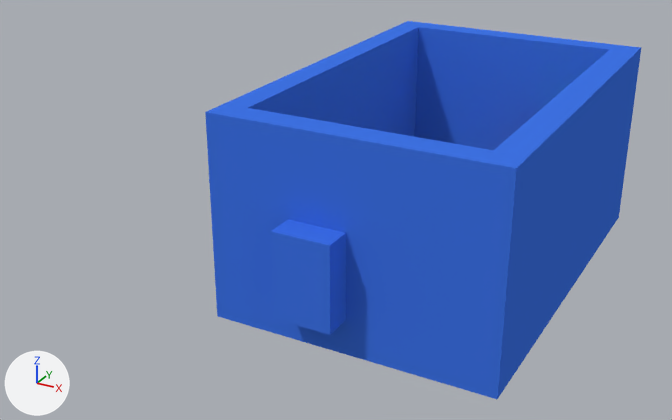
The Blender file Working/mirror1.blend as it was, and as the next commit left it.
Camera for both pictures: a camera (50 mm lens) standing at (18.4, -31.0, 21.1) and looking at (-2.3, 6.6, 2.3). Every picture has the same lights, and +X, +Y and +Z are marked at lower left.
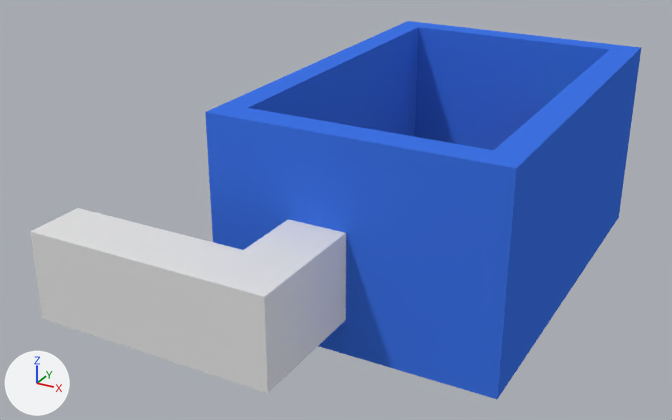
Scene script edits in JSON lines:
```json
{"block": "me_cube_001", "where": "me_cube_001.from_pydata(...)  # 32 vertices, 47 faces; spans x -7.1..7.1, y -8.6..14.1, z -1.1..9.3"}
{"block": "me_cube_001", "where": "# used by ob_cube; location = (1.5, 7.9, -0.71)"}
{"block": "me_cube_001", "where": "# verts and faces of me_cube_001; kept vertices keep their numbers, new ones are numbered from 32"}
{"block": "me_cube_001", "where": "# before: 24 (-0.1, -8.6, 5.0) at pixel (329, 245), 25 (-0.1, -8.6, 0.7) at pixel (329, 334), 26 (-3.0, -8.6, 0.7) at pixel (273, 318), 27 (-3.0, -8.6, 5.0) at pixel (270, 231), 28 (-0.1, -7.1, 0.7) at pixel (345, 320)"}
{"block": "me_cube_001", "where": "# before: 29 (-0.1, -7.1, 5.0) at pixel (346, 232), 30 (-3.0, -7.1, 5.0) at pixel (288, 219), 31 (-3.0, -7.1, 0.7)"}
{"block": "me_cube_001", "change": "me_cube_001 part 1"}
{"op": "add", "block": "me_cube_001", "code": "delete_vertices([*range(24, 28)])  # with the faces that use them"}
{"op": "add", "block": "me_cube_004", "code": ["me_cube_004 = bpy.data.meshes.new('Cube.004')", "me_cube_004.from_pydata([(-0.07, -13.54, 0.71), (-2.96, -14.14, 0.71), (-0.07, -7.14, 0.71), (-2.96, -10.64, 5.0), (-0.07, -13.54, 5.0), (-0.07, -10.64, 5.0), (-2.96, -10.64, 0.71), (-2.96, -14.14, 5.0), (-0.07, -10.64, 0.71), (-0.07, -7.14, 5.0), (-2.96, -7.14, 5.0), (-2.96, -7.14, 0.71), (-2.96, -10.64, 5.0), (-2.96, -10.64, 0.71), (-2.96, -14.14, 5.0), (-2.96, -14.14, 0.71), (-11.96, -10.64, 5.0), (-11.96, -10.64, 0.71), (-11.96, -13.54, 5.0), (-11.96, -13.54, 0.71)], [(7, 14), (1, 15)], [(8, 17, 19, 0), (5, 4, 18, 16), (11, 10, 3, 6), (10, 9, 5, 3), (2, 11, 6, 8), (13, 12, 16, 17), (8, 0, 4, 5), (2, 8, 5, 9), (6, 3, 12, 13), (0, 19, 18, 4)])"]}
{"op": "add", "block": "ob_hallway", "code": ["ob_hallway = bpy.data.objects.new('Hallway', me_cube_004)", "ob_hallway.location = (1.5, 7.9, -0.71)"]}
```

Boxes (x1, y1, x2, y2) around the edits, measured in the pictures (672 x 420 px):
```json
{"object": "Hallway", "change": "added", "after": [30, 208, 346, 393]}
{"part": 1, "of": "me_cube_001", "change": "deleted", "before": [271, 219, 346, 335], "on screen": "blue"}
```
